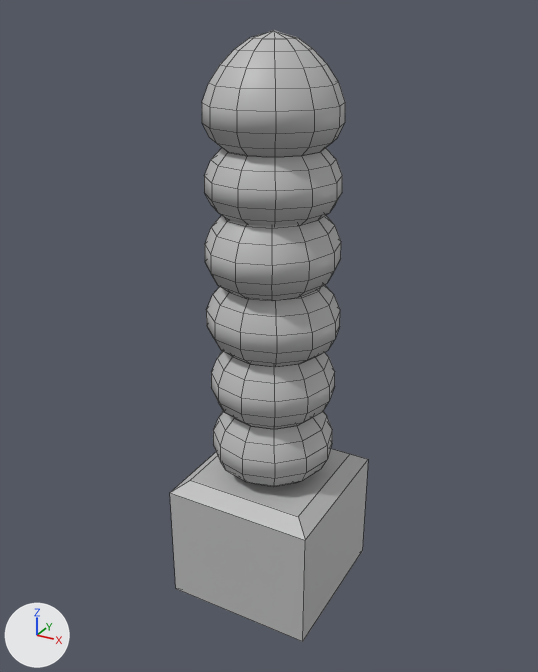
The FBX model Environment/Environment_01/scenes/Asset_statue_slime.fbx, before and after one commit.
The view is the same before and after, from a 50 mm camera at (3.18, -5.86, 5.89) aimed at (-0.05, 0.02, 2.95). Lighting does not change. The marker at lower left points along +X, +Y and +Z. Mesh edges are drawn as thin lines. Where no turn or scale is listed for an object, it has been applied to the vertices.

The older version as bpy lines, for what is in view:
```python
me_mesh = bpy.data.meshes.new('Mesh')
me_mesh.from_pydata(...)  # 676 vertices, 734 faces; spans x -0.77..0.77, y -0.78..0.78, z -2.86..2.86
me_mesh.materials.append(mat_lambert1)  # grey #bcbcbc
ob_asset_statue_slime = bpy.data.objects.new('Asset_statue_slime', me_mesh)
ob_asset_statue_slime.location = (0.0, 0.0, 2.86)
```
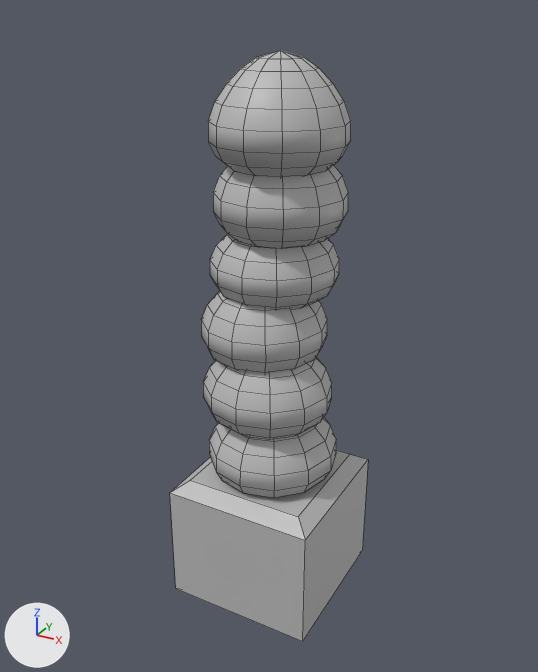
Commit message: colonnes arches + statue slime

Edits to the scene script, one JSON object a line:
```json
{"block": "me_mesh", "where": "me_mesh.from_pydata(...)  # 676 vertices, 734 faces; spans x -0.77..0.77, y -0.78..0.78, z -2.86..2.86"}
{"block": "me_mesh", "where": "# used by ob_asset_statue_slime; location = (0.0, 0.0, 2.86)"}
{"block": "me_mesh", "change": "me_mesh part 1: the loose piece of 110 vertices spanning x -0.62..0.62, y -0.62..0.62, z -0.73..0.16 is moved by (0.02, 0.1, 4.64)"}
{"block": "me_mesh", "change": "me_mesh part 2: the loose piece of 110 vertices spanning x -0.62..0.62, y -0.62..0.62, z 1.26..2.07 is moved by (-0.05, 0.12, 2.05)"}
{"block": "me_mesh", "change": "me_mesh part 3: the loose piece of 110 vertices spanning x -0.65..0.66, y -0.62..0.62, z -0.07..0.82 is moved by (-0.04, -0.05, 2.1)"}
{"block": "me_mesh", "change": "me_mesh part 4: the loose piece of 110 vertices spanning x -0.62..0.62, y -0.69..0.68, z 0.6..1.49 is scaled about its middle by (1.07, 0.976, 1), then moved by (0.0, 0.0, 0.76)"}
{"block": "me_mesh", "change": "me_mesh part 5: the loose piece of 110 vertices spanning x -0.62..0.62, y -0.62..0.62, z -1.4..-0.51 is moved by (-0.11, 0.03, 4.06)"}
{"block": "me_mesh", "change": "me_mesh part 6: the loose piece of 110 vertices spanning x -0.62..0.62, y -0.62..0.62, z 1.84..2.86 is moved by (0.06, 0.0, 2.71)"}
{"block": "me_mesh", "change": "me_mesh part 7: the loose piece of 16 vertices spanning x -0.77..0.77, y -0.78..0.78, z -2.86..-1.4 is moved by (0.0, 0.0, 2.86)"}
{"op": "set", "path": "ob_asset_statue_slime.location", "old": "(0.0, 0.0, 2.86)", "new": "(0.0, 0.0, 0.0)"}
```

Location of each change, [x1, y1, x2, y2] in pixels of the pictures (538 x 672 px; the box of a moved part takes in the faces that stretch with it):
```json
{"object": "Asset_statue_slime", "change": "reshaped, moved", "before": [170, 30, 368, 642], "after": [170, 50, 368, 642]}
{"part": 1, "of": "me_mesh", "change": "moved or reshaped", "before": [211, 351, 335, 429], "after": [213, 165, 348, 248]}
{"part": 2, "of": "me_mesh", "change": "moved or reshaped", "before": [204, 148, 342, 226], "after": [210, 233, 339, 310]}
{"part": 3, "of": "me_mesh", "change": "moved or reshaped", "before": [206, 285, 340, 367], "after": [203, 358, 332, 439]}
{"part": 4, "of": "me_mesh", "change": "moved or reshaped", "before": [205, 215, 341, 301], "after": [209, 417, 336, 498]}
{"part": 5, "of": "me_mesh", "change": "moved or reshaped", "before": [213, 411, 332, 487], "after": [201, 291, 327, 374]}
{"part": 6, "of": "me_mesh", "change": "moved or reshaped", "before": [202, 30, 345, 157], "after": [208, 50, 351, 177]}
{"part": 7, "of": "me_mesh", "change": "moved or reshaped", "before": [170, 449, 368, 642], "after": [170, 450, 368, 642]}
```
